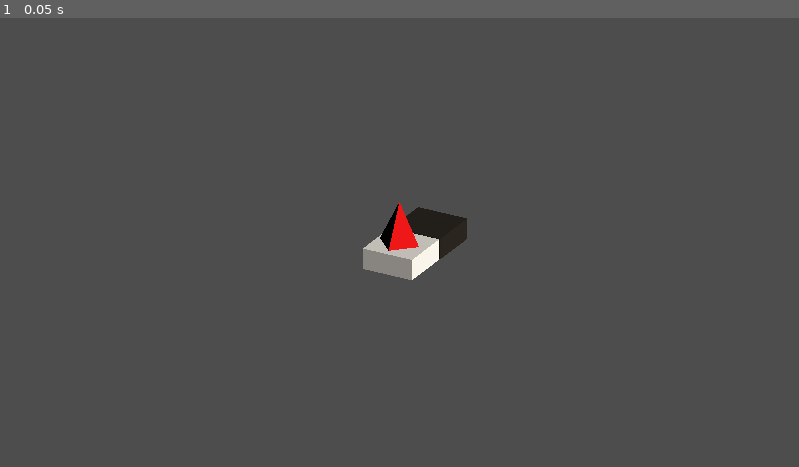
Above: before the commit, frame 1.
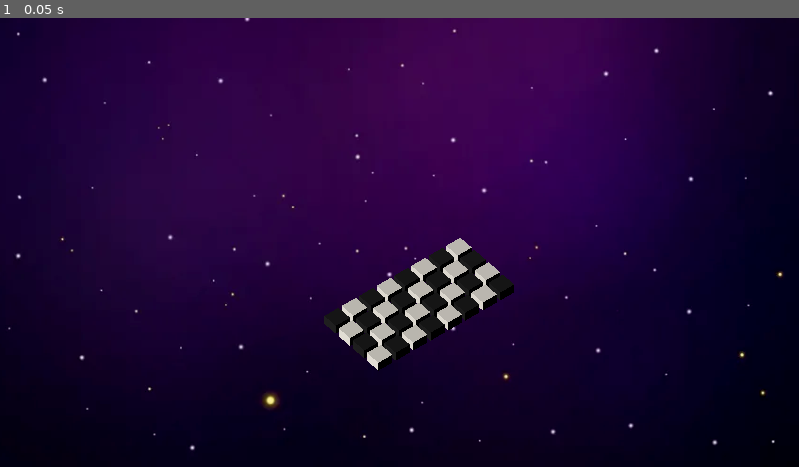
Above: after the commit, the same moment.

Repository: Lorenzo603/martian-chess
Game: Godot game, scene res://3DVersion/Main3D.tscn
Two runs of this game, one before a commit and one after it. Both use one fixed random seed, a clock stepped at 60 frames per second and the inputs below.
Inputs:
- Up to frame 1 (0.05 s): no input

The runs differ from the first frame. In frame 1, 100% of the frame differs, in the area x 0-100%, y 0-100%.
Error after the commit: Parse Error: Expected indented block after function declaration. (res://3DVersion/Camera3D.gd:5)

Commit message:
added background and generate board skeleton

Diff:
--- /dev/null
+++ b/3DVersion/Background.gd
@@ -0,0 +1,8 @@
+@tool
+extends Sprite3D
+
+func _process(delta):
+	if Engine.is_editor_hint():
+		visible = false
+	else:
+		visible = true
--- /dev/null
+++ b/3DVersion/Board3D.gd
@@ -0,0 +1,26 @@
+extends Node3D
+
+@export var autogenerate_board := true
+
+@onready var tile_scene: PackedScene = preload("res://3DVersion/tile_3d.tscn")
+
+func _ready():
+	if autogenerate_board:
+		_autogenerate_board()
+
+func _autogenerate_board():
+	for c in get_children():
+		c.queue_free()
+
+	var start_x = 0
+	var start_z = 0
+	var white_tile = false
+	for i in range(0, 8):
+		white_tile = not white_tile
+		for j in range(0, 4):
+			var tile: MeshInstance3D = tile_scene.instantiate()
+			tile.position = Vector3(start_x + 1*i, 0, start_z - 1*j)
+			if not white_tile:
+				tile.tile_color = Color.BLACK
+			add_child(tile)
+			white_tile = not white_tile
--- a/3DVersion/Camera3D.gd
+++ b/3DVersion/Camera3D.gd
@@ -3,7 +3,7 @@
 @export var pyr: Node3D = null
 
 func _ready():
-	look_at(pyr.global_position)
+	#look_at(pyr.global_position)
 
 	#await get_tree().create_timer(2).timeout
 
--- a/3DVersion/Main3D.tscn
+++ b/3DVersion/Main3D.tscn
@@ -1,41 +1,51 @@
-[gd_scene load_steps=6 format=3 uid="uid://bsn7e66hjrpb0"]
+[gd_scene load_steps=9 format=3 uid="uid://bsn7e66hjrpb0"]
 
 [ext_resource type="Script" path="res://3DVersion/Camera3D.gd" id="1_1j2gp"]
+[ext_resource type="Script" path="res://3DVersion/Board3D.gd" id="2_2ydfl"]
+[ext_resource type="Texture2D" uid="uid://by3pt0mutrg88" path="res://3DVersion/background.png" id="2_esqng"]
 [ext_resource type="PackedScene" uid="uid://d3ry5qvl2rxbd" path="res://3DVersion/tile_3d.tscn" id="2_ftos4"]
 [ext_resource type="PackedScene" uid="uid://ixycpcft7vcl" path="res://Assets/Models/pyramid_big.tscn" id="3_7h4q5"]
+[ext_resource type="Script" path="res://3DVersion/Background.gd" id="3_b6rd3"]
 
-[sub_resource type="StandardMaterial3D" id="StandardMaterial3D_5o76j"]
+[sub_resource type="StandardMaterial3D" id="StandardMaterial3D_y5tjc"]
 resource_local_to_scene = true
 albedo_color = Color(1, 0.98, 0.94, 1)
 
-[sub_resource type="StandardMaterial3D" id="StandardMaterial3D_qlfan"]
+[sub_resource type="StandardMaterial3D" id="StandardMaterial3D_7ldoy"]
 resource_local_to_scene = true
 albedo_color = Color(1, 0.98, 0.94, 1)
 
 [node name="Main3D" type="Node"]
 
-[node name="Camera3D" type="Camera3D" parent="." node_paths=PackedStringArray("pyr")]
-transform = Transform3D(1, 0, 0, 0, 1, 0, 0, 0, 1, 0, 24.7322, 54.806)
+[node name="Camera3D" type="Camera3D" parent="."]
+transform = Transform3D(-0.775297, -0.446606, 0.446606, 0, 0.707107, 0.707107, -0.631596, 0.548218, -0.548218, 19.6166, 24.732, -18.6564)
 projection = 1
 size = 20.0
 near = 0.001
 script = ExtResource("1_1j2gp")
-pyr = NodePath("../Board/pyramid")
+pyr = null
+
+[node name="Background" type="Sprite3D" parent="Camera3D"]
+transform = Transform3D(4.2, -1.07288e-06, -7.03335e-06, 1.66893e-06, 4.2, 5.96046e-07, 7.15256e-06, 3.57628e-07, 4.2, 0.00896645, -0.183634, -78.1722)
+visible = false
+texture = ExtResource("2_esqng")
+script = ExtResource("3_b6rd3")
 
 [node name="DirectionalLight3D" type="DirectionalLight3D" parent="."]
 transform = Transform3D(0.518793, -0.532249, 0.669003, 0.269842, 0.844496, 0.462613, -0.811196, -0.0594755, 0.581742, 8.10246, 10.3273, 7.6004)
 
-[node name="Board" type="Node3D" parent="."]
-transform = Transform3D(0.861088, 0, -0.508455, 0, 1, 0, 0.508455, 0, 0.861088, 1, -2, 0)
+[node name="Board3D" type="Node3D" parent="."]
+transform = Transform3D(0.999999, 0, 0, 0, 1, 0, 0, 0, 0.999999, 1, -2, 0)
+script = ExtResource("2_2ydfl")
 
-[node name="pyramid" parent="Board" instance=ExtResource("3_7h4q5")]
-transform = Transform3D(1, 0, 0, 0, 1, 0, 0, 0, 1, 1.10493, 1.99863, 1.10319)
+[node name="pyramid" parent="Board3D" instance=ExtResource("3_7h4q5")]
+transform = Transform3D(1, 0, 0, 0, 1, 0, 0, 0, 1, 1.20768, 1.99863, -0.721899)
 
-[node name="Tile" parent="Board" instance=ExtResource("2_ftos4")]
-transform = Transform3D(2.5, 0, 0.00152719, 0, 1, 0, -0.00152719, 0, 2.5, 1.12392, 1.38974, 0.997628)
-surface_material_override/0 = SubResource("StandardMaterial3D_5o76j")
+[node name="Tile" parent="Board3D" instance=ExtResource("2_ftos4")]
+transform = Transform3D(-2.5, 0, -2.18557e-07, 0, 1, 0, 2.18557e-07, 0, -2.5, 1.18166, 1.38974, -0.617847)
+surface_material_override/0 = SubResource("StandardMaterial3D_y5tjc")
 
-[node name="Tile2" parent="Board" instance=ExtResource("2_ftos4")]
-transform = Transform3D(2.5, 0, 0.00152719, 0, 1, 0, -0.00152719, 0, 2.5, 1.14827, 1.38974, -1.53405)
-surface_material_override/0 = SubResource("StandardMaterial3D_qlfan")
+[node name="Tile2" parent="Board3D" instance=ExtResource("2_ftos4")]
+transform = Transform3D(-2.5, 0, -2.18557e-07, 0, 1, 0, 2.18557e-07, 0, -2.5, 0.987776, 1.38974, 1.90651)
+surface_material_override/0 = SubResource("StandardMaterial3D_7ldoy")
 tile_color = Color(0.113725, 0.0745098, 0, 1)
--- a/3DVersion/tile_3d.tscn
+++ b/3DVersion/tile_3d.tscn
@@ -23,5 +23,4 @@
 [node name="Area3D" type="Area3D" parent="."]
 
 [node name="CollisionShape3D" type="CollisionShape3D" parent="Area3D"]
-transform = Transform3D(1, 0, 0, 0, 1, 0, 0, 0, 1, 0, 0, 0)
 shape = SubResource("BoxShape3D_bpvao")
Binary file added: 3DVersion/background.png
Not shown, added: 3DVersion/background.png.import
